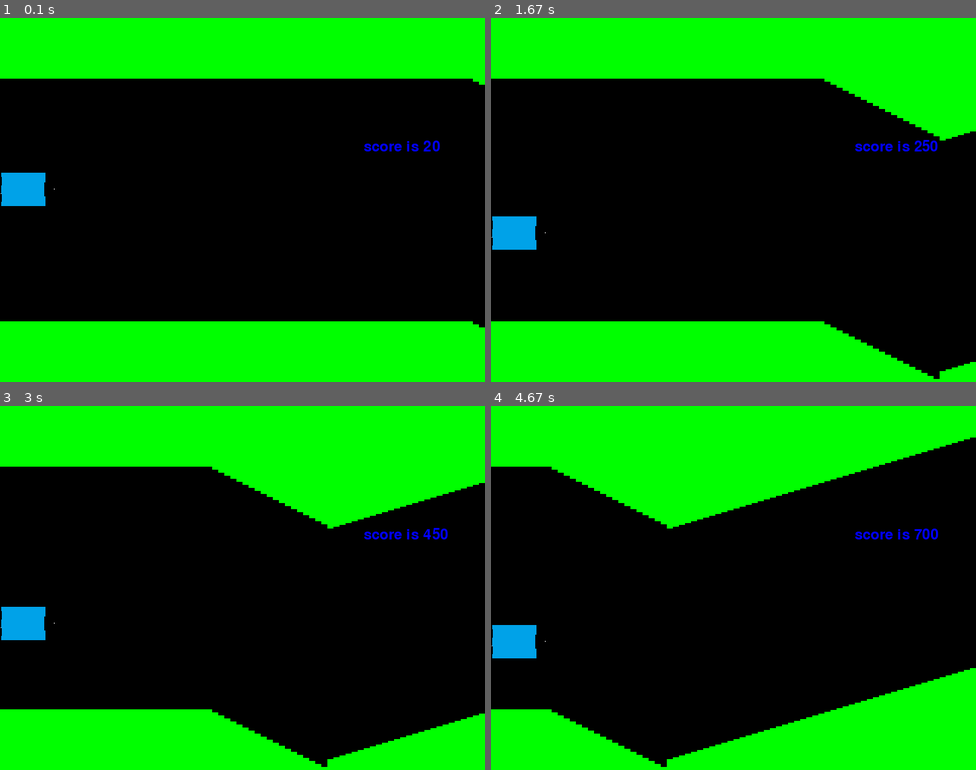
Above: before the commit, frames 1-4 (two rows, left to right).
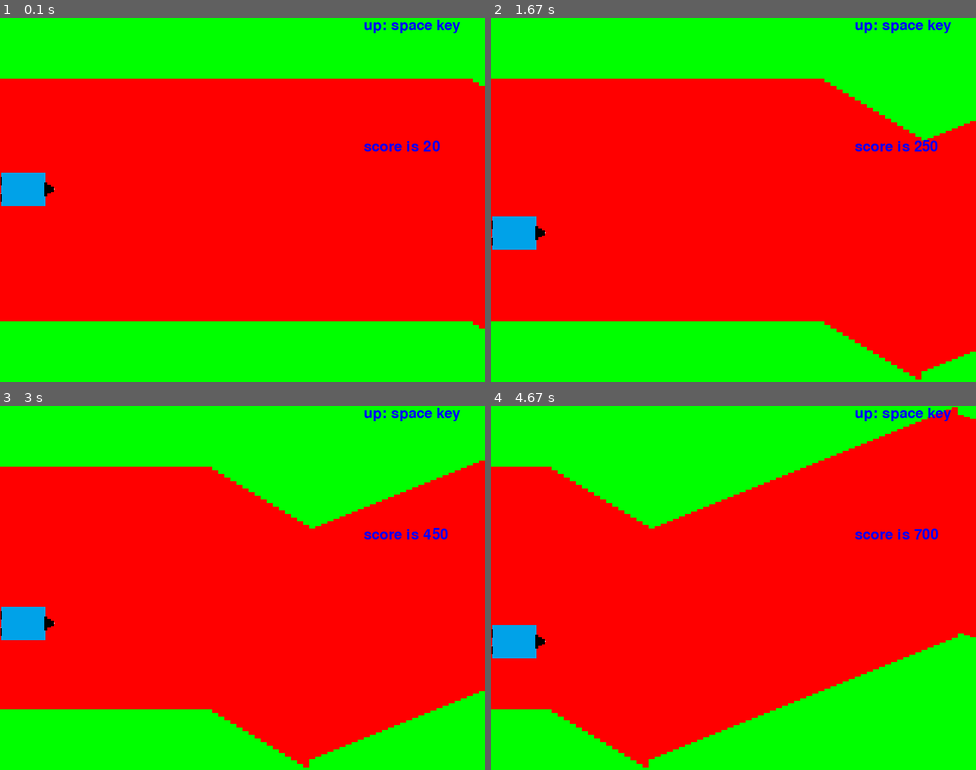
Above: after the commit, the same moments.

Repository: sato-toma/SandboxPython
Game: pygame game, started from QtPython/PyGame/cave/cave.py
Two runs of this game, one before a commit and one after it. Both use one fixed random seed, a clock stepped at 60 frames per second and the inputs below.
Inputs:
- Up to frame 1 (0.1 s): no input
- Up to frame 2 (1.67 s): tap Space at 0.33, 0.73, 1.03, 1.23, 1.57 s
- Up to frame 3 (3 s): tap Space at 1.87, 2.07, 2.37, 2.63, 2.97 s
- Up to frame 4 (4.67 s): tap Space at 3.4, 3.8, 4.1, 4.47 s

The runs differ from the first frame. In frame 1, 66% of the frame differs, in the area x 0-100%, y 0-86%; in frame 2, 66%; in frame 3, 66%; in frame 4, 68%, in the area x 0-100%, y 0-100%.

Commit message:
remo old cave

Diff:
--- a/QtPython/PyGame/cave/cave.py
+++ b/QtPython/PyGame/cave/cave.py
@@ -4,7 +4,73 @@
 import pygame
 from pygame.locals import QUIT, Rect,KEYDOWN,K_SPACE
 
+class Hole:
+    def __init__(self):
+        self.holes = [] #洞窟を構成する矩形を格納する
+        self.wall = 80 #洞窟を構成する矩形の数
+        self.slope = randint(1,6) #洞窟の傾き
+        self.hole_x_width = 10
+        self.hole_y_width = 400
+        self.hole_y_position = 100
+        for xpos in range(self.wall):
+            self.holes.append(Rect(xpos * self.hole_x_width, self.hole_y_position, self.hole_x_width, self.hole_y_width))
+
+    def UpdatePositon(self, surface):
+        # 洞窟をスクロール
+        edge = self.holes[-1].copy()
+        test = edge.move(0, self.slope)
+        if test.top <= 0 or test.bottom >=  surface.get_height(): #作成した矩形が床か天井にヒット
+            self.slope = randint(1,6) * (-1 if self.slope > 0 else 1) #作成した矩形が洞窟に収まるように傾きを調整
+            edge.inflate_ip(0,-20) # Y軸方向のサイズを小さくする
+        edge.move_ip(self.hole_x_width, self.slope)
+        self.holes.append(edge)
+        if self.holes:
+            del self.holes[0]
+        self.holes = [x.move(-self.hole_x_width, 0) for x in self.holes]
+
+    def Draw(self, surface):
+        hole_color = (255,0,0)
+        for hole in self.holes:
+            pygame.draw.rect(surface, hole_color, hole)
+
+    def GetHole(self):
+        return self.holes[0];
+
+class SpaceShip:
+    def __init__(self):
+        self.ship_y        = 250 #自機のy座標
+        self.is_space_down = False   # 落下しているか
+        self.vel_y         = 1       # 上下速度
+        self.velocity      = 0 #自機が上下に移動する速度
+        self.ship_image    = pygame.image.load("cave\\ship.png")
+        self.bang_image    = pygame.image.load("cave\\bang.png")
+
+    def InitLoop(self):
+        self.is_space_down = False
+
+    def PygameEvent(self, event):
+        if event.type == KEYDOWN:
+            if event.key == K_SPACE:
+                self.is_space_down = True
+
+    def UpdatePositon(self, surface):
+        self.velocity += -self.vel_y if self.is_space_down else self.vel_y
+        self.ship_y += self.velocity
+
+    def Draw(self, surface):
+        surface.blit(self.ship_image, (0, self.ship_y))
+
+    def DrawShipBang(self, surface):
+        surface.blit(self.bang_image,(0, self.ship_y - 40))
+
+    def IsHitWith(self, target_hole):
+        hole = target_hole.GetHole()
+        ship_top = self.ship_y
+        ship_bottom = self.ship_y + 80
+        return hole.top > ship_top or hole.bottom < ship_bottom
+
 def main():
+    #初期化
     pygame.init()
     key_repeat_delay = 5
     key_repeat_interval = 5
@@ -14,67 +80,49 @@
     surface = pygame.display.set_mode((window_width ,window_height))
     fpsclock = pygame.time.Clock()
 
-    wall = 80 #洞窟を構成する矩形の数
-    slope = randint(1,6) #洞窟の傾き
-    ship_y = 250 #自機のy座標
-    velocity = 0 #自機が上下に移動する速度
+    ship = SpaceShip() # 船
+    hole = Hole() # 通路となる穴
     score = 0 #点数
     game_over = False # ゲームオーバーのフラグ
     sysfont = pygame.font.SysFont(None, 36)
-    ship_image = pygame.image.load("ship.png")
-    bang_image = pygame.image.load("bang.png")
-
-    holes = [] #洞窟を構成する矩形を格納する
-    hole_x_width = 10
-    hole_y_width = 400
-    hole_y_position = 100
-    for xpos in range(wall):
-        holes.append(Rect(xpos * hole_x_width, hole_y_position, hole_x_width, hole_y_width))
 
     #メインループ
     while True:
-        is_space_down = False
+        #ループ初期化
+        ship.InitLoop()
+
         for event in pygame.event.get():
             if event.type == QUIT:
                 pygame.quit()
                 sys.exit(0)
-            elif event.type == KEYDOWN:
-                if event.key == K_SPACE:
-                    is_space_down = True
+            ship.PygameEvent(event)
 
         # 時機移動
         if not game_over:
             score += 10
-            vel = 1
-            velocity += -vel if is_space_down else vel
-            ship_y += velocity
-
-            # 洞窟をスクロール
-            edge = holes[-1].copy()
-            test = edge.move(0, slope)
-            if test.top <= 0 or test.bottom >= window_height: #作成した矩形が床か天井にヒット
-                slope = randint(1,6) * (-1 if slope > 0 else 1) #作成した矩形が洞窟に収まるように傾きを調整
-                edge.inflate_ip(0,-20) # Y軸方向のサイズを小さくする
-            edge.move_ip(hole_x_width, slope)
-            holes.append(edge)
-            del holes[0]
-            holes = [x.move(-hole_x_width, 0) for x in holes]
-
+            ship.UpdatePositon(surface)
+            hole.UpdatePositon(surface)
             # 衝突
-            ship_top = ship_y
-            ship_bottom = ship_y + 80
-            if holes[0].top > ship_top or holes[0].bottom < ship_bottom:
-                game_over = True
+            game_over =  ship.IsHitWith(hole)
 
         # 描画
-        surface.fill((0,255,0))
-        for hole in holes:
-            pygame.draw.rect(surface, (0,0,0),hole)
-        surface.blit(ship_image, (0, ship_y))
+        back_color = (0,255,0)
+        surface.fill(back_color)
+
+        hole.Draw(surface)
+        ship.Draw(surface)
+
         score_image = sysfont.render("score is {}".format(score),True, (0,0,255))
-        surface.blit(score_image, (600,200))
+        score_position =(600,200)
+        surface.blit(score_image, score_position )
+
+        control_image = sysfont.render("up: space key",True, (0,0,255))
+        control_position =(600,0)
+        surface.blit(control_image, control_position )
+
         if game_over:
-            surface.blit(bang_image,(0, ship_y - 40))
+            ship.DrawShipBang(surface)
+
         pygame.display.update()
         fpsclock.tick(15)
 
